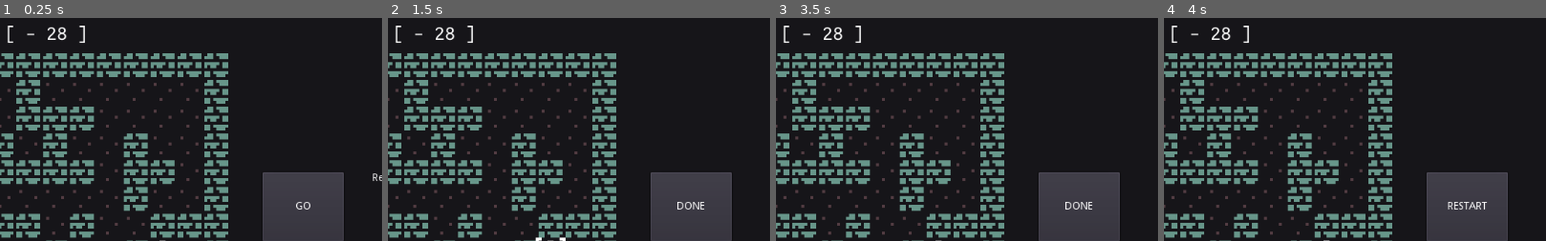
Above: before the commit, frames 1-4 (left to right).
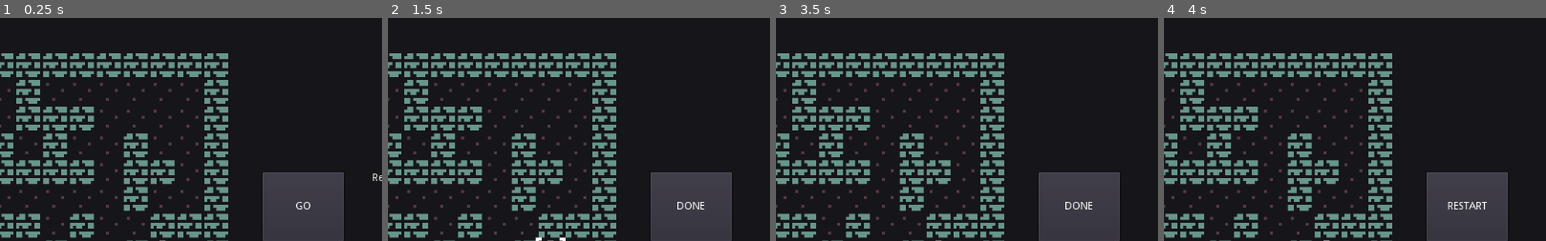
Above: after the commit, the same moments.

Repository: redxaxder/7DRL2024
Game: Godot game, scene res://main.tscn
The game is run twice, just before and just after one commit, with the same random seed, the same clock (stepped at 60 frames per second) and the same inputs.
Inputs (mouse positions are % of the whole screen's width and height, from its top left):
- Up to frame 1 (0.25 s): no input
- Up to frame 2 (1.5 s): click "GO" at 0.5 s; click (67, 94) at 1.25 s
- Up to frame 3 (3.5 s): click (67, 94) at 2 s; click (77, 94) at 2.75 s
- Up to frame 4 (4 s): click "DONE" at 3.5 s
The pictures show only the part of the screen within x 20-70%, y 0-50%; the shares and areas given below are measured in that part.

The runs differ from the first frame. In frame 1, 0.3% of the frame differs, in the area x 2-23%, y 3-12%; in frame 2, 0.3%; in frame 3, 0.3%; in frame 4, 0.3%.

Commit message:
wip toward metered skill unlocks

Diff:
--- a/ViewSkillTree.gd
+++ b/ViewSkillTree.gd
@@ -2,11 +2,19 @@
 
 export var skill_tree: Resource
 
+var num_skills_to_unlock: int = 0
 var player_stats: StatBlock
 var selected_skill : Skill
 var unlocked_skills: Dictionary
 var available_skills: Dictionary
 var containers: Array
+
+
+
+# approximately follows the curve level=unlocks^2.1073
+# the first point is unlocked at level 1. the second at level 5, and so on
+# 8 skills unlock total
+const unlock_thresholds = [1,5,11,19,30,44,61,80]
 
 func _ready():
 	unlocked_skills = {}
@@ -129,12 +137,14 @@
 	selected_skill = skill
 	$VBoxContainer/SkillName.text = skill.name
 	$VBoxContainer/ScrollContainer/SkillDescription.text = skill.generate_description(player_stats)
-
-	$VBoxContainer/UnlockButton.visible = !unlocked_skills.has(skill.name)
-
+	update_unlock_button()
 	if(button):
 		_draw()
 		drawButtonSelected(button)
+
+func update_unlock_button():
+	$VBoxContainer/UnlockButton.visible = !unlocked_skills.has(selected_skill.name) and num_skills_to_unlock > 0
+
 
 func get_skill(i: int, j: int) -> Skill:
 	if i < 0 or i >= skill_tree.skills.size(): return null
@@ -166,3 +176,14 @@
 	for skill in skill_tree.unlocks:
 		if skill.kind == Skill.Kind.Bonus:
 			player_stats.apply_bonus(skill.bonus)
+
+func update_num_skills_to_unlock(progress: int):
+	num_skills_to_unlock = total_skills_to_unlock(progress) - unlocked_skills.keys().size()
+	update_unlock_button()
+
+func total_skills_to_unlock(progress: int) -> int:
+	var i = 0
+	var n = unlock_thresholds.size()
+	while unlock_thresholds[i] <= progress and i < n:
+		i += 1
+	return i
--- a/data/skills/Stat.gd
+++ b/data/skills/Stat.gd
@@ -13,5 +13,5 @@
 const MINIMUM = [	1, 1, 1, 1, 1, 1, # 6 primary (base) stats don't go below 1 [maybe they could?]
 				1, 1, 1, 1, 1, 1, # 6 don't go below 1
 				0, 0, 0, 0, # elemental attack stats don't go below 0. they are bonuses only, not penalties
-				-999,-999,-999,-999, # elemental defense at -100 means you take double damage from the element
+				-999,-999,-999,-999, # elemental resists can get low but not crazy low
 				]
--- a/main.gd
+++ b/main.gd
@@ -13,6 +13,8 @@
 
 var player_stats: StatBlock
 var player_hp: int = 20
+var progress: int = 1
+
 var skill_tree: SkillTree
 
 var driver_seed: int
@@ -56,6 +58,8 @@
 	timer.start(0.5)
 # warning-ignore:return_value_discarded
 	timer.connect("timeout", self, "transfer_reward")
+
+
 
 func transfer_reward():
 	if gonogo && !gameover:
@@ -77,6 +81,7 @@
 	get_node("%ViewSkillTree").set_skills(skill_tree)
 	player_stats = Actor.get_stat_block(Actor.Type.Player)
 	player_hp = 20
+	progress = 0
 
 	get_node("%ViewSkillTree").player_stats = player_stats
 	randomize()
@@ -147,6 +152,7 @@
 	new_game()
 
 func make_encounter(use_seed: int = 0):
+	progress += 1
 	var encounter_seed = use_seed
 	if encounter_seed == 0:
 		encounter_seed = randi()
--- a/main.tscn
+++ b/main.tscn
@@ -124,6 +124,7 @@
 
 [node name="damage_preview" type="Label" parent="."]
 unique_name_in_owner = true
+visible = false
 margin_left = 212.0
 margin_top = 10.0
 margin_right = 323.0
